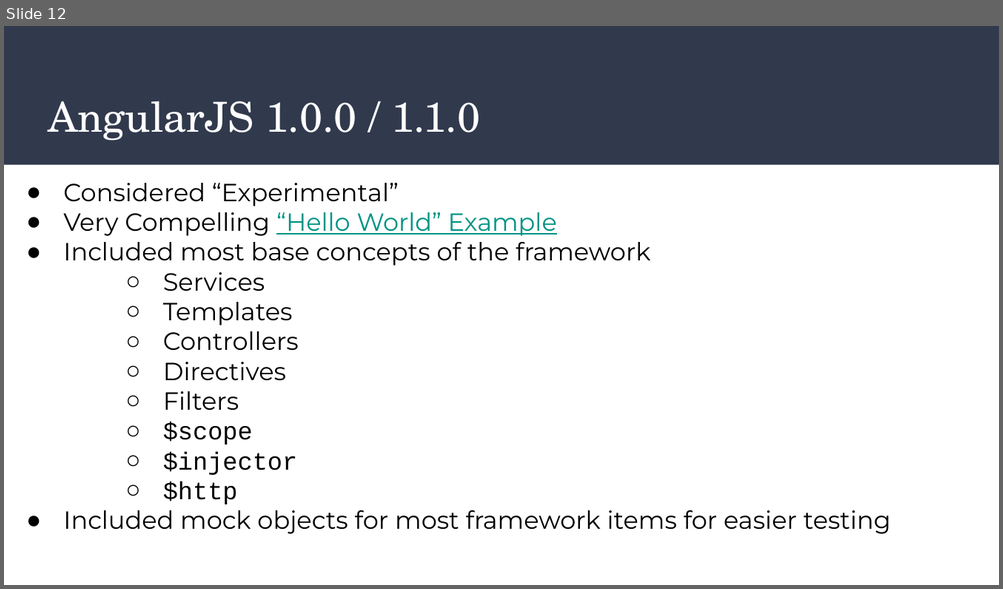
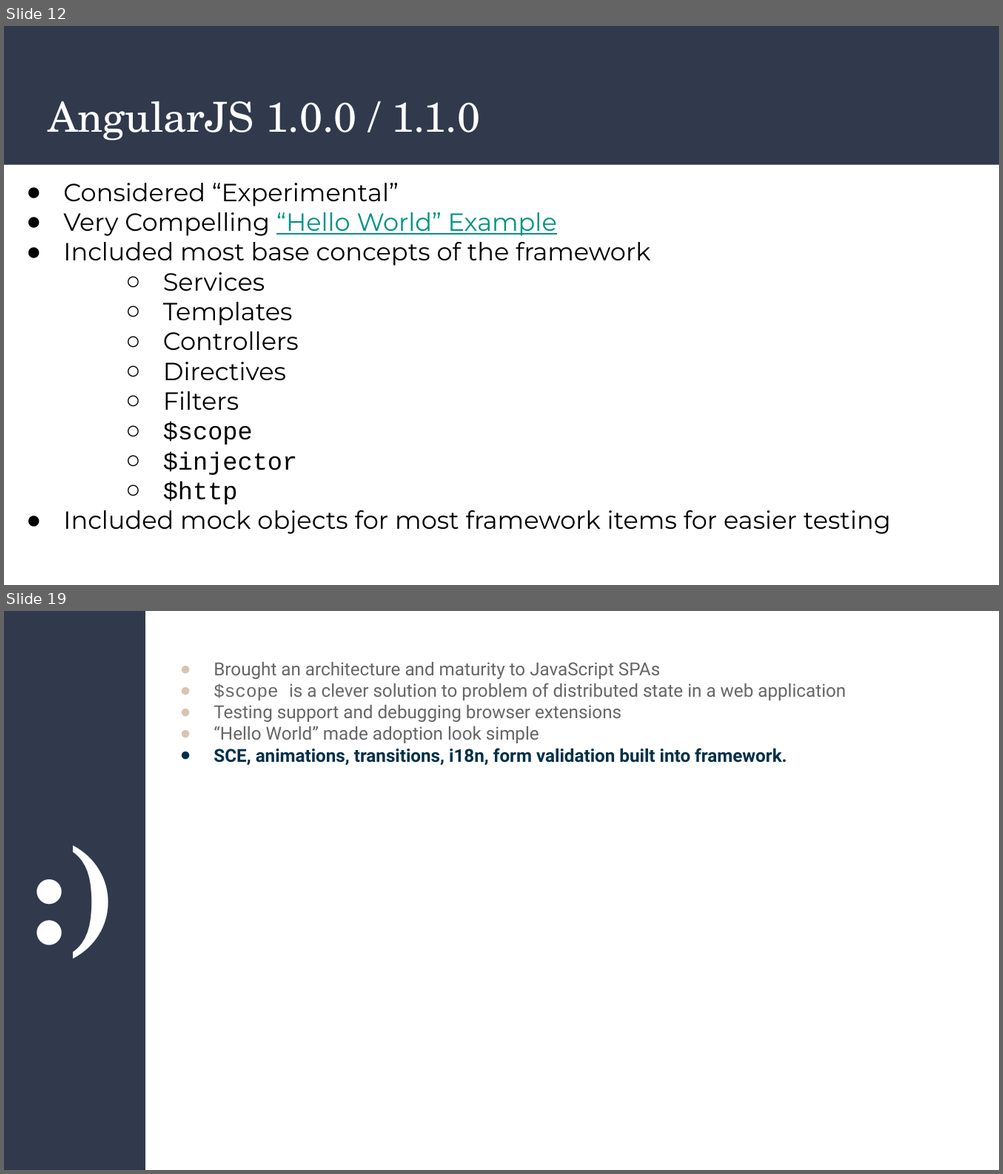
Before and after one commit to JasonTypesCodes/angularjs-retro, a slide deck: AngularJS - A Retrospective.odp. Shown one above the other, each under a label of ours: slide 12 before the commit, slides 12 and 19 after it; the slides between them are not shown. The pictures are 1003x589 and 1003x1174 pixels, drawn with LibreOffice and Linux fonts; fonts in the diff are those of the drawing. Boxes give left, top, right and bottom in pixels: in the first picture for what was removed or moved away, otherwise in the second. Text is boxed around its words. In the diff, an @@ line names an element or a change of style, - is before the commit and + after.

```diff
--- a/AngularJS - A Retrospective.odp
+++ b/AngularJS - A Retrospective.odp
@@ slide 19 added at (4,611,999,1170), background #FFFFFF @@
@@ rectangle added at (4,611,145,1170), fill #31394D @@
@@ title added at (4,611,145,1170), 96 pt, text #FFFFFF, bold @@
+:)
@@ text added at (213,662,845,765), 13 pt, text #666666 @@
+● Brought an architecture and maturity to JavaScript SPAs
+● $scope is a clever solution to problem of distributed state in a web application
+● Testing support and debugging browser extensions
+● “Hello World” made adoption look simple
+● SCE, animations, transitions, i18n, form validation built into framework.
```
Also in this commit, not shown: 3 slides changed, 25 other slides added.
